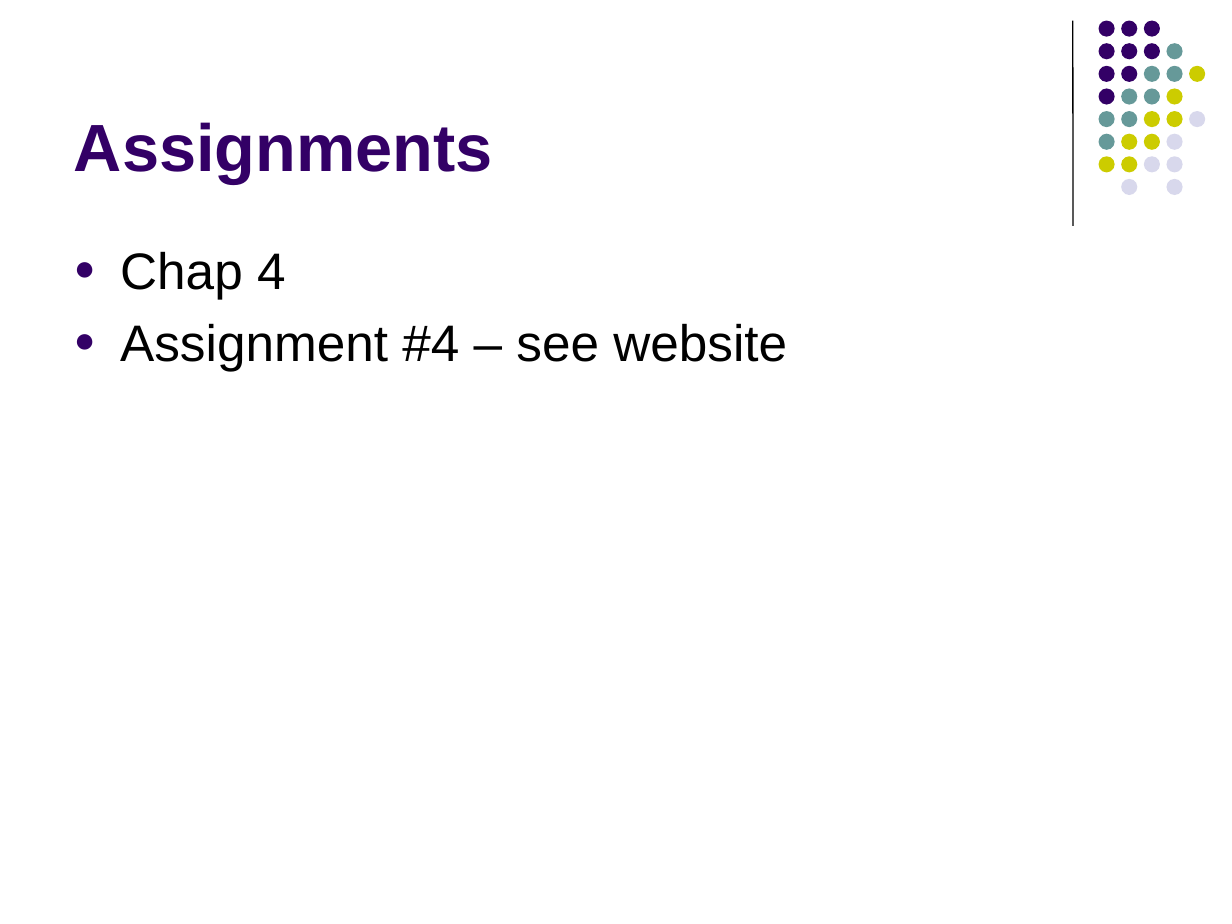
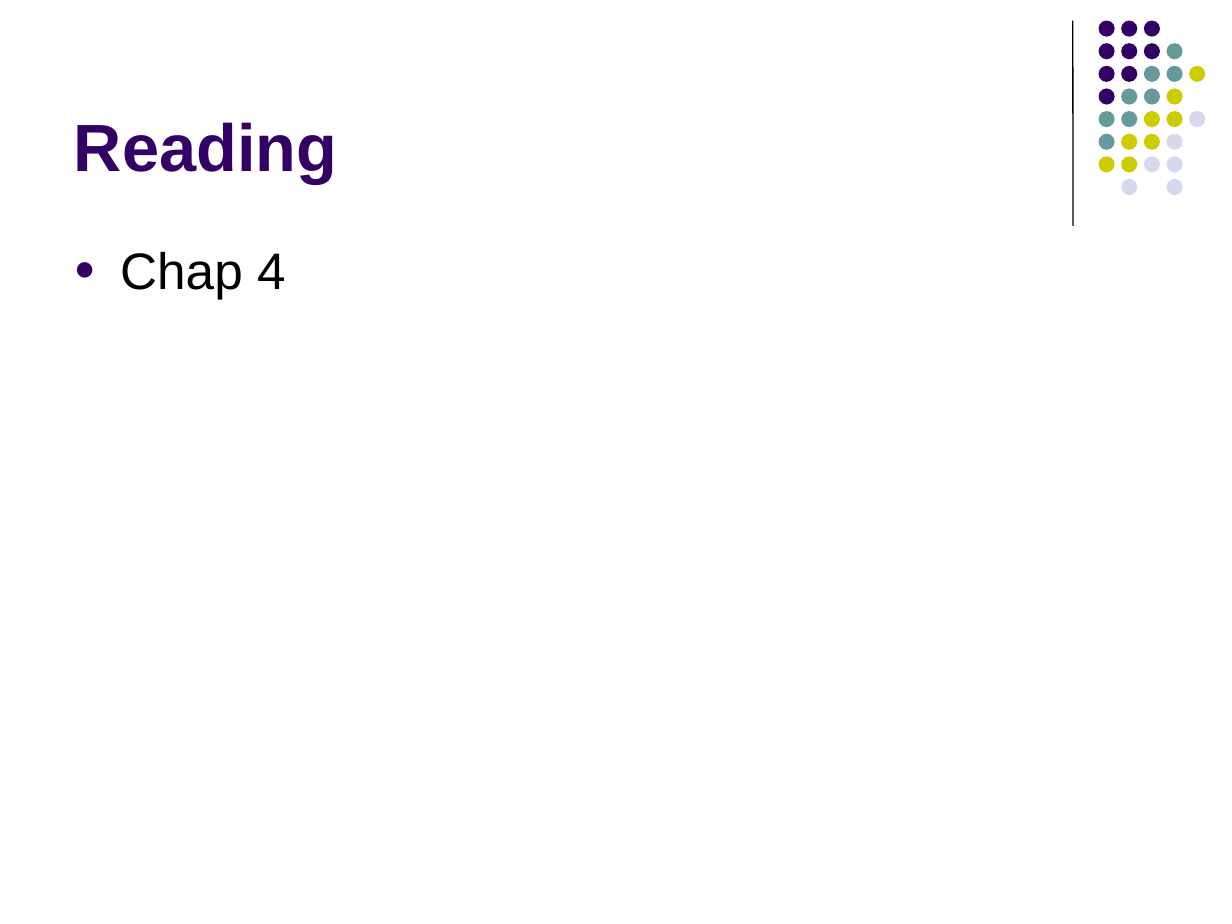
Before and after one commit to lutzhamel/CSC402, a slide deck: slide 66 of notes/csc402-ln005.pptx (slide 65 before the commit). Drawn at 1232x924 pixels with LibreOffice and Linux fonts; fonts in the diff are those of the drawing. Boxes give left, top, right and bottom in pixels: in the first picture for what was removed or moved away, otherwise in the second. Text is boxed around its words. In the diff, an @@ line names an element or a change of style, - is before the commit and + after.

```diff
--- a/notes/csc402-ln005.pptx
+++ b/notes/csc402-ln005.pptx
@@ title at [74,122,337,183]: text changed @@
-Assignments
+Reading
@@ text at [120,323,787,371]: paragraph removed @@
-● Assignment #4 – see website
```
Also in this commit, not shown: 10 other slides changed, 10 slides added, 9 slides removed, 3 other files.
